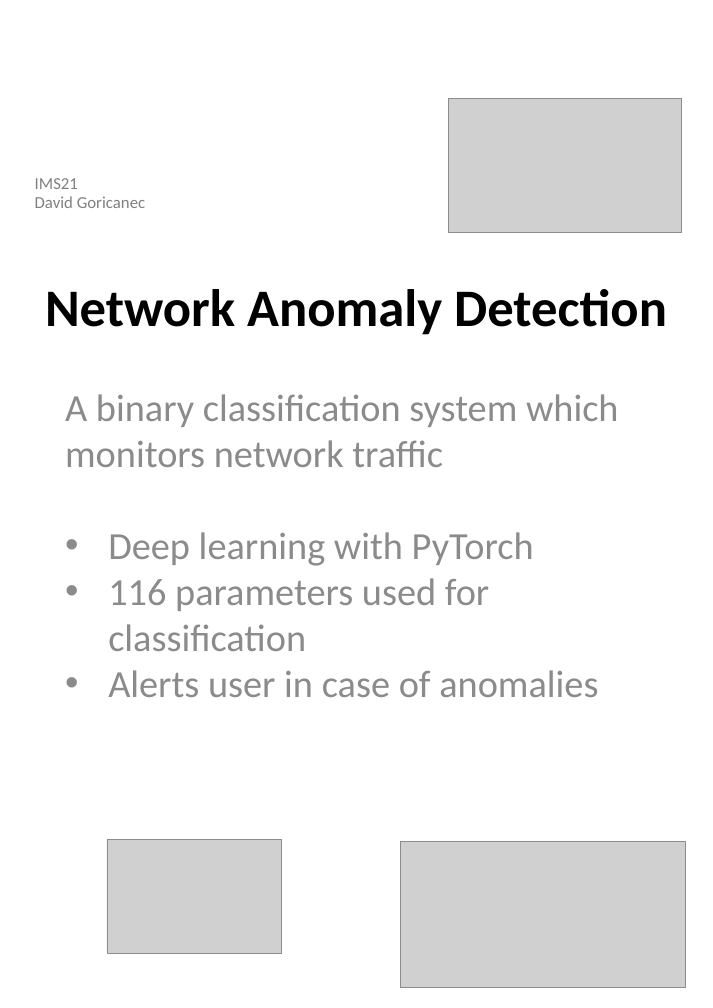
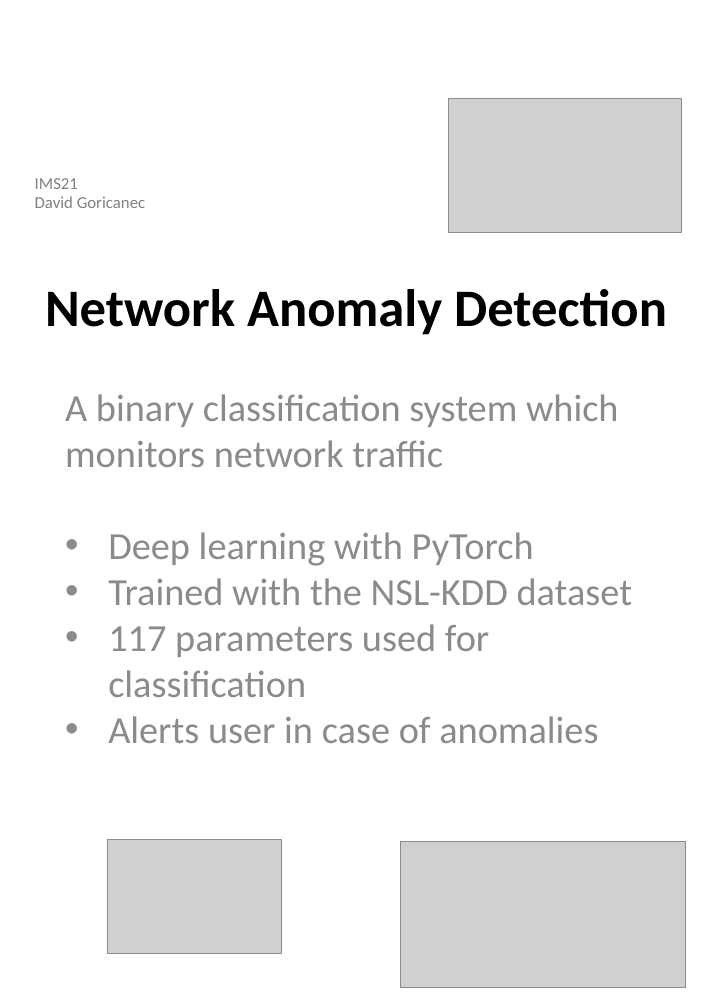
Before and after one commit to DavidGoricanec/Network_Anomaly_Detection, a slide deck: slide 1 of Plakat.pptx. Drawn at 713x1008 pixels with LibreOffice and Linux fonts; fonts in the diff are those of the drawing; grey boxes stand for pictures; background and template pictures are left out. Boxes give left, top, right and bottom in pixels: in the first picture for what was removed or moved away, otherwise in the second. Text is boxed around its words. In the diff, an @@ line names an element or a change of style, - is before the commit and + after.

```diff
--- a/Plakat.pptx
+++ b/Plakat.pptx
@@ subtitle at (x1=108, y1=578, x2=633, y2=697): text changed @@
-• 116 parameters used for classification
+• Trained with the NSL-KDD dataset
+• 117 parameters used for classification
```
Also in this commit, not shown: 8 other files.
